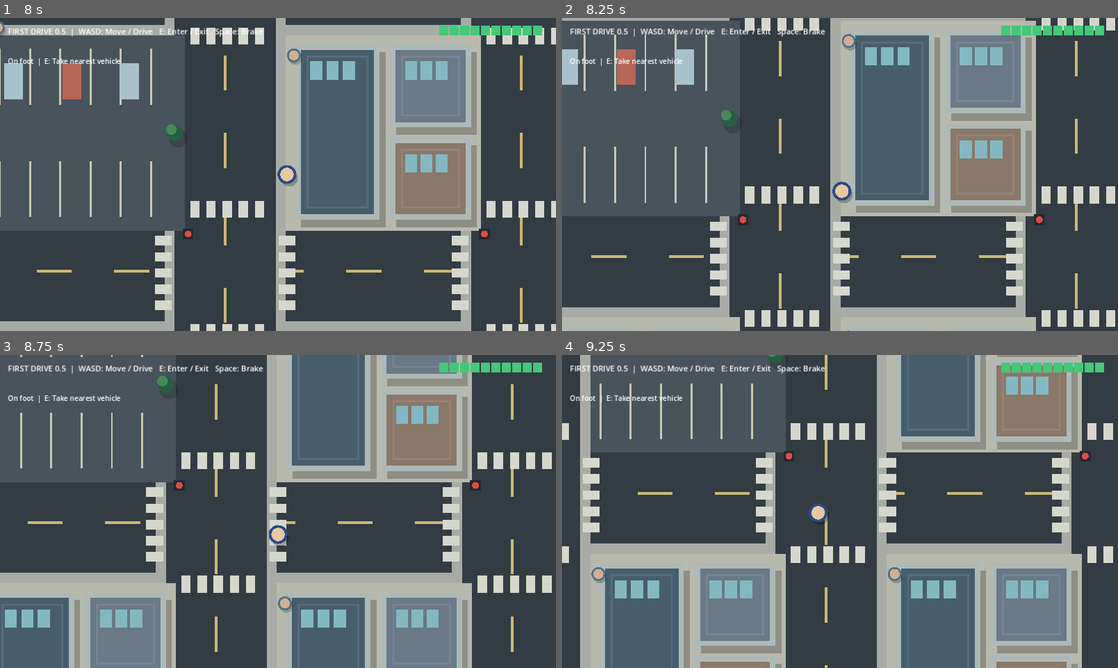
Above: before the commit, frames 1-4 (two rows, left to right).
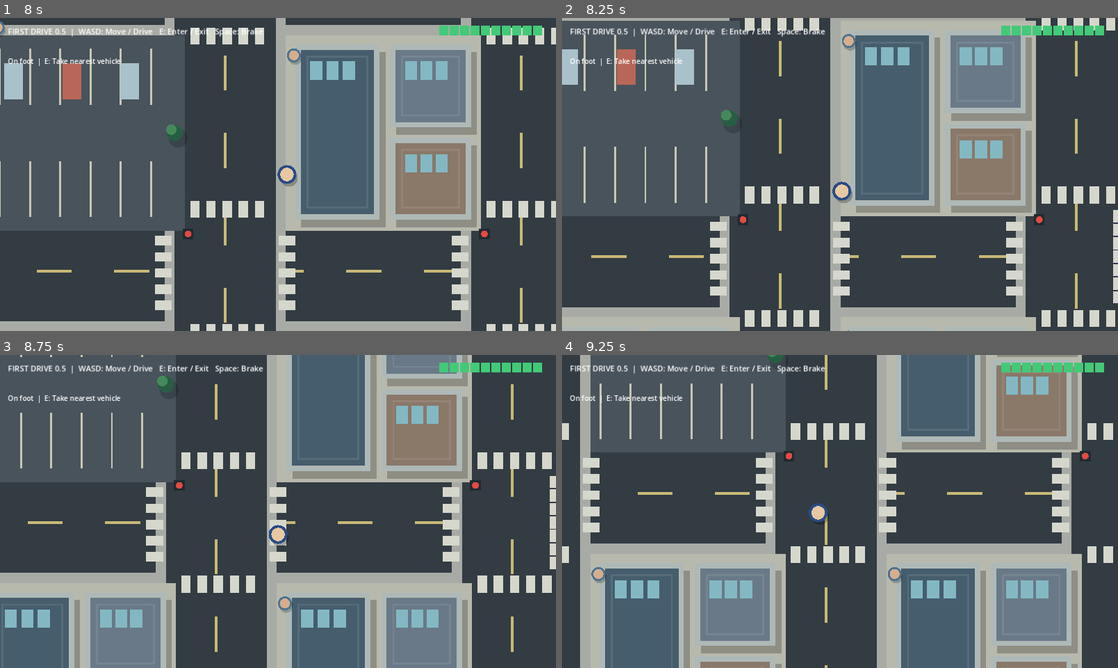
Above: after the commit, the same moments.

Repository: Joe-Petts/gta
Game: Godot game, scene res://scenes/main.tscn
Two runs of this game, one before a commit and one after it. Both use one fixed random seed, a clock stepped at 60 frames per second and the inputs below.
Inputs:
- Up to frame 1 (8 s): hold E 0.53-1.28 s; hold Up (ui_up) 0.53-2.03 s; tap Space at 0.77, 1.52, 3.02, 3.77, 4.52, 6.02, 6.77, 7.52 s; tap E every 1.5 s from 1.35 to 7.35 s; hold E 2.03-2.78 s; hold Left (ui_left) 2.03-3.53 s; hold Down (ui_down) 3.53-4.28 s; hold E 3.53-4.28 s; hold Right (ui_right) 4.28-5.03 s; hold Up (ui_up) 5.03-5.78 s; hold E 5.03-5.78 s; hold Right (ui_right) from 5.78 s (still down); hold E 6.53-7.28 s
- Up to frame 2 (8.25 s): release Right (ui_right) at 8.03 s; hold Down (ui_down) from 8.03 s (still down); hold E from 8.03 s (still down)
- Up to frame 3 (8.75 s): keep holding Down (ui_down); keep holding E
- Up to frame 4 (9.25 s): release Down (ui_down) at 8.78 s; release E at 8.78 s; hold Left (ui_left) from 8.78 s (still down); tap E at 8.85 s; tap Space at 9.02 s

Frame 1 is identical in both runs. In frame 2, 0.2% of the frame differs, in the area x 99-100%, y 61-92%; in frame 3, 0.3%, in the area x 98-100%, y 38-69%; in frame 4, nothing differs.

Commit message:
Add closed road boundaries, vehicle clearance and procedural crash audio

Diff:
--- a/scripts/main.gd
+++ b/scripts/main.gd
@@ -31,6 +31,8 @@
 var wanted := 0
 var police: Array[Dictionary] = []
 var car_invulnerability := 0.0
+var crash_audio: AudioStreamPlayer
+var crash_cooldown := 0.0
 
 
 func _setup_world() -> void:
@@ -252,7 +254,7 @@
         for j in range(next_positions.size()):
             if _overlaps(next, rot, kind, next_positions[j], _angle_for(traffic[j]["dir"]), int(traffic[j]["kind"]), 4.0):
                 stop = true
-        if not stop and not _static_blocked(next, 15.0):
+        if not stop and _clear_vehicle(next, rot, kind, i):
             pos = next
         var wrapped := pos
         if pos.x > 1370.0:
@@ -269,6 +271,35 @@
     for i in range(traffic.size()):
         traffic[i]["pos"] = next_positions[i]
 
+func _setup_crash_sound() -> void:
+    crash_audio = AudioStreamPlayer.new()
+    add_child(crash_audio)
+    var sample := AudioStreamWAV.new()
+    sample.mix_rate = 22050
+    sample.format = AudioStreamWAV.FORMAT_16_BITS
+    var pcm := PackedByteArray()
+    var rng := RandomNumberGenerator.new()
+    rng.seed = 8731
+    for i in range(6500):
+        var t := float(i) / 22050.0
+        var envelope := pow(maxf(0.0, 1.0 - t / 0.295), 2.0)
+        var rumble := sin(TAU * (85.0 * t - 80.0 * t * t))
+        var noise := rng.randf_range(-1.0, 1.0)
+        var value := clampf((rumble * 0.55 + noise * 0.45) * envelope, -1.0, 1.0)
+        var v := int(value * 20000.0)
+        pcm.append(v & 255)
+        pcm.append((v >> 8) & 255)
+    sample.data = pcm
+    crash_audio.stream = sample
+    crash_audio.volume_db = -7.0
+
+func _play_crash(intensity: float) -> void:
+    if crash_cooldown > 0.0:
+        return
+    crash_cooldown = 0.28
+    crash_audio.volume_db = lerpf(-17.0, -2.0, clampf(intensity / 350.0, 0.0, 1.0))
+    crash_audio.play()
+
 func _ready() -> void:
     camera = Camera2D.new()
     camera.position_smoothing_enabled = true
@@ -284,6 +315,7 @@
     ui.add_child(hud)
     _setup_world()
     _setup_people_and_vehicles()
+    _setup_crash_sound()
     camera.zoom = Vector2(1.55, 1.55)
     # HUD anchors to the upper-right corner, not the game world.
     health_tiles = HBoxContainer.new()
@@ -310,6 +342,7 @@
 
 func _process(delta: float) -> void:
     game_time += delta
+    crash_cooldown = maxf(0.0, crash_cooldown - delta)
     car_invulnerability = maxf(0.0, car_invulnerability - delta)
     _traffic_tick(delta)
     _update_pedestrians(delta)
@@ -333,6 +366,7 @@
                 break
         if next.distance_to(car + motion) > 1.0:
             if abs(speed) > 65.0 and car_invulnerability <= 0.0:
+                _play_crash(absf(speed))
                 vehicle_health = maxf(0.0, vehicle_health - abs(speed) * 0.035)
                 car_invulnerability = 0.35
             speed = 0.0
@@ -501,6 +535,15 @@
             var d := m * 115.0 + 25.0
             draw_rect(Rect2(v - 2, d, 4, 52), Color("c9b975"))
             draw_rect(Rect2(d, v - 2, 52, 4), Color("c9b975"))
+    # Visible concrete barriers close the streets at the city limits.
+    var edge := WORLD * 0.5 - 15.0
+    for n in range(-3, 4):
+        var lane := float(n) * BLOCK
+        for k in range(-3, 4):
+            var off := float(k) * 20.0
+            for side in [-1.0, 1.0]:
+                draw_rect(Rect2(Vector2(side * edge - 10.0, lane + off - 9.0), Vector2(20, 18)), Color("d7d6cb"))
+                draw_rect(Rect2(Vector2(lane + off - 9.0, side * edge - 10.0), Vector2(18, 20)), Color("d7d6cb"))
     # Crosswalks at intersections.
     for x in range(-3, 4):
         for y in range(-3, 4):
